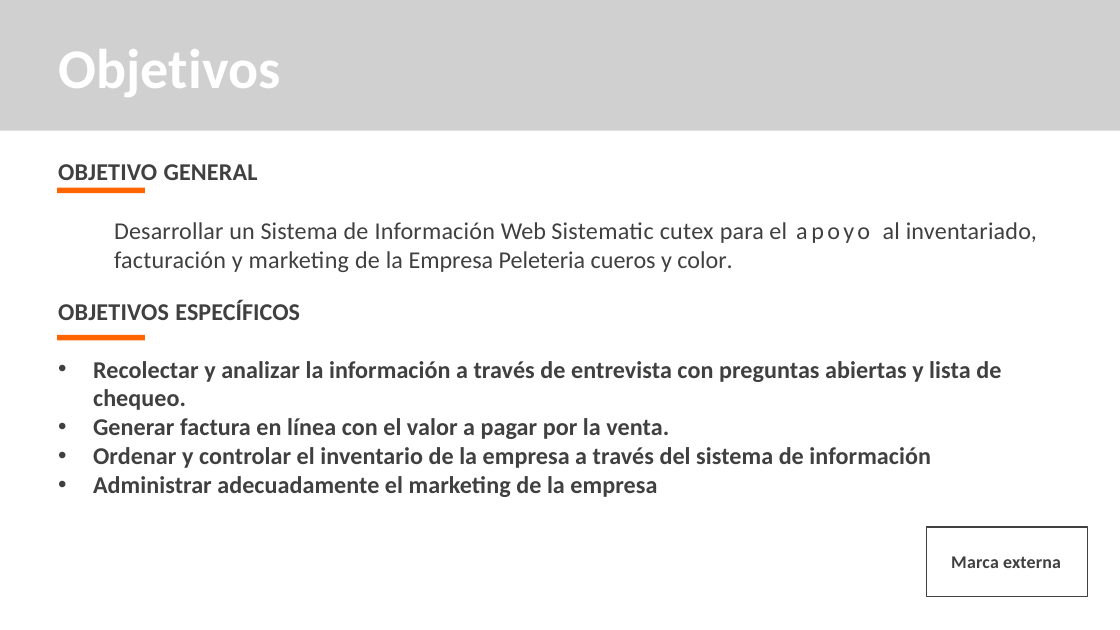
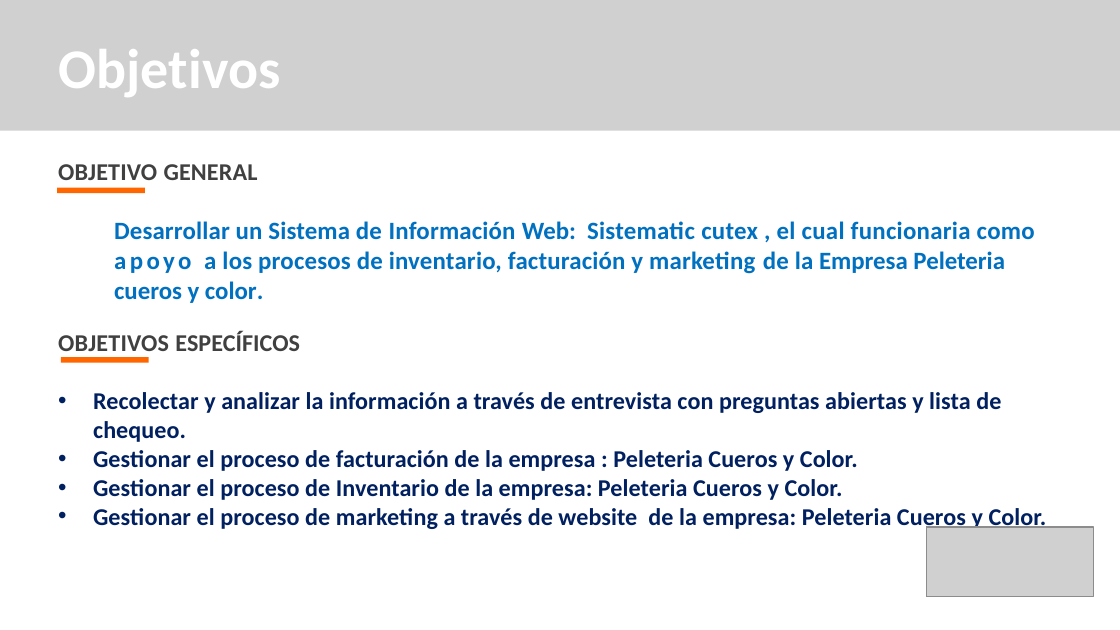
Before and after one commit to kamor31232/Proyecto_adsi, a slide deck: slide 10 of App/app_documentacion/1er_trimestre/1_proyecto/1_1_1_presentacion_proyecto.pptx. Drawn at 1120x630 pixels with LibreOffice and Linux fonts; fonts in the diff are those of the drawing; grey boxes stand for pictures. Boxes give left, top, right and bottom in pixels: in the first picture for what was removed or moved away, otherwise in the second. Text is boxed around its words. In the diff, an @@ line names an element or a change of style, - is before the commit and + after.

```diff
--- a/App/app_documentacion/1er_trimestre/1_proyecto/1_1_1_presentacion_proyecto.pptx
+++ b/App/app_documentacion/1er_trimestre/1_proyecto/1_1_1_presentacion_proyecto.pptx
@@ text at [114, 221, 1035, 303]: text changed; size 15.5 to 16 pt; text colour #404040 to #0070C0; bold on @@
-Desarrollar un Sistema de Información Web Sistematic cutex para el apoyo al inventariado, facturación y marketing de la Empresa Peleteria cueros y color.
+Desarrollar un Sistema de Información Web: Sistematic cutex , el cual funcionaria como apoyo a los procesos de inventario, facturación y marketing de la Empresa Peleteria cueros y color.
@@ freeform shape: place and size @@
-freeform shape at [57, 335, 146, 340]
+freeform shape at [60, 357, 149, 363]
@@ text at [93, 392, 1001, 442]: text colour #404040 to #002060 in "Recolectar y analizar la información a través ..." @@
@@ text at [93, 450, 1047, 531]: text changed; text colour #404040 to #002060 @@
-• Generar factura en línea con el valor a pagar por la venta.
-• Ordenar y controlar el inventario de la empresa a través del sistema de información
-• Administrar adecuadamente el marketing de la empresa
+• Gestionar el proceso de facturación de la empresa : Peleteria Cueros y Color.
+• Gestionar el proceso de Inventario de la empresa: Peleteria Cueros y Color.
+• Gestionar el proceso de marketing a través de website de la empresa: Peleteria Cueros y Color.
@@ picture added at [926, 526, 1093, 596] @@
@@ text in rectangle at [951, 556, 1061, 568]: text removed @@
-Marca externa
```
Also in this commit, not shown: 6 other slides changed, 3 slides added, 2 slides removed.
